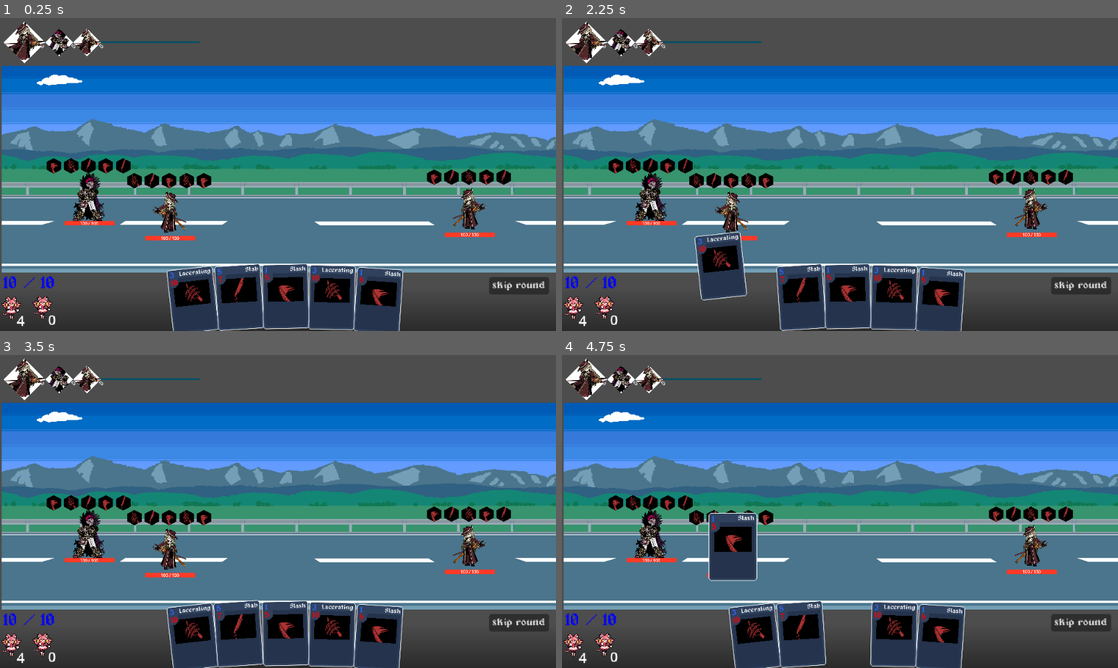
Above: before the commit, frames 1-4 (two rows, left to right).
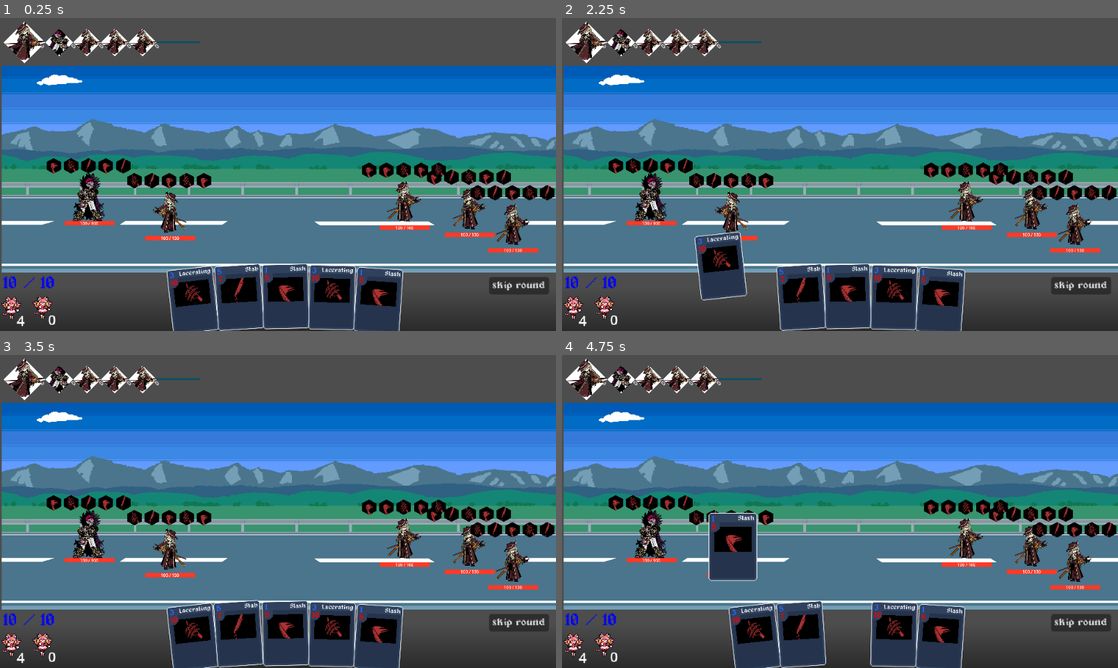
Above: after the commit, the same moments.

Repository: mewmewmyagic/card-game-main
Game: Godot game, scene res://scenes/battle/BattleScene.tscn
Same seed, same stepped clock (60 frames per second), same inputs: the game is played once before the commit and once after it.
Inputs (mouse positions are in pixels of both pictures, inside the frame that each line leads up to):
- Up to frame 1 (0.25 s): no input
- Up to frame 2 (2.25 s): click "skip round" at 0.5 s; click "skip round" at 1.25 s; tap Enter at 2 s; drag from (756, 299) to (650, 196) at 2.02 s
- Up to frame 3 (3.5 s): drag from (239, 633) to (88, 533) at 2.77 s
- Up to frame 4 (4.75 s): move the mouse to (845, 633) at 3.52 s; hold D (Right) 3.53-4.25 s; hold Right mouse button (right_mouse) 3.53-4.25 s; click (845, 633) at 3.67 s; tap Space at 4.25 s; drag from (895, 633) to (728, 549) at 4.27 s

The runs differ from the first frame. In frame 1, 2.4% of the frame differs, in the area x 18-100%, y 3-76%; in frame 2, 2.4%; in frame 3, 2.4%; in frame 4, 2.4%.

Commit message:
Refactor combat AI and card resolution
Move enemy AI behaviors into a shared base and delegate AI turns through BattleManager. Signal resolved cards to handle recovery and output phases, trigger bleed after attack cards, and update the battle UI and scene for the new manager and AI paths.

Diff:
--- /dev/null
+++ b/Scripts/ComabatantAI/combatant_ai_base.gd
@@ -0,0 +1,9 @@
+# EnemyAIBehavior.gd
+class_name CombatantAIBase
+extends Resource
+
+func choose_card(_user: Combatant, _battle: BattleManager) -> Card:
+	return null
+
+func choose_target(_user: Combatant, _battle: BattleManager) -> Combatant:
+	return null
--- /dev/null
+++ b/Scripts/ComabatantAI/first_playable_card.gd
@@ -0,0 +1,23 @@
+# FirstPlayableCardBehavior.gd
+class_name RandomAIBehavior
+extends CombatantAIBase
+
+func choose_card(user: Combatant, battle: BattleManager) -> Card:
+	var playable: Array[Card] = []
+	for card in user.card_piles_handler.hand_pile.cards:
+		if battle.card_play_manager.can_play(card, user):
+			playable.append(card)
+
+	if not playable.is_empty():
+		return playable.pick_random()
+	else:
+		push_error("No cards found")
+		return null
+
+func choose_target(enemy: Combatant, battle: BattleManager) -> Combatant:
+
+	var targets := battle.battle_state.opposing_team(enemy).filter(func(c): return not c.is_dead)
+	if targets.is_empty():
+		push_error("No targets found")
+		return null
+	return targets.pick_random()  # override for smarter targeting
--- a/Scripts/Player Character/player_character.gd
+++ b/Scripts/Player Character/player_character.gd
@@ -9,5 +9,5 @@
 func _ready() -> void:
 	character_state_machine.init(self)
 
-func play_anim(anim_name: String) -> void:
+func play_anim(_anim_name: String) -> void:
 	pass
--- a/Scripts/Status Effects/bleed/bleed.gd
+++ b/Scripts/Status Effects/bleed/bleed.gd
@@ -4,10 +4,14 @@
 func init(_target: Combatant, _manager: StatusEffectHandler) -> void:
 	target = _target
 	manager = _manager
-	target.anim_done.connect(queue_status_action)
+	target.card_played.connect(_decide)
 
 func on_effect_removed() -> void:
-	target.anim_done.disconnect(queue_status_action)
+	target.card_played.disconnect(_decide)
+
+func _decide(c: Card) -> void:
+	if (c.card_type == Card.CardType.ATTACK):
+		queue_status_action()
 
 func proc_status_effect() -> void:
 	var damage := DamagePacket.create(stack, null, target, DamageType.Type.BLEED)
--- a/Scripts/battle/battle_manager.gd
+++ b/Scripts/battle/battle_manager.gd
@@ -2,6 +2,8 @@
 extends Node
 
 #_ready() must run before battle uis ready(), aka battle state is in higher order of the scene tree
+
+#TODO 2 source of allies/enemies/neutral??
 @export var allies: Array[Combatant]
 @export var enemies: Array[Combatant]
 @export var neutral: Array[Combatant]
@@ -29,6 +31,7 @@
 
 	card_play_manager = CardPlayManager.new()
 	card_play_manager.battle_state = battle_state
+	card_play_manager.card_resolved.connect(_on_card_resolved)
 	card_play_manager.battle_manager = self
 
 	ActionQueue.queue.clear()
@@ -48,7 +51,7 @@
 
 #currently, since round sort round directly sorts the combatants array,
 func start_round() -> void:
-	for c in battle_state.all_combatants():
+	for c in battle_state.literally_all_combatants():
 		c.stats.reset_stamina()
 		c.stats.reset_shield()
 		c.card_piles_handler.build_hand()
@@ -94,7 +97,7 @@
 	_set_stage(Stage.INPUT)
 
 	if turn_manager.current_turn.combatant.ai_behavior:
-		turn_manager.current_turn.combatant.take_ai_turn(self)
+		take_ai_turn(turn_manager.current_turn.combatant)
 	else:
 		ally_turn_started.emit(turn_manager.current_turn.combatant) #this is fucking useless
 
@@ -116,6 +119,7 @@
 
 	if battle_state.battle_is_over():
 		await end_battle()
+		return
 
 	if turn_manager.round_over():
 		end_round()
@@ -124,10 +128,10 @@
 	turn_manager._advance_time()
 	start_turn()
 
+
 func _set_stage(new_stage: Stage):
 	stage = new_stage
 	EventBus.turn_stage_changed.emit()
-
 
 func end_battle() -> void:
 	battle_ended.emit()
@@ -135,9 +139,20 @@
 	if not next_scene.is_empty():
 		SceneLoader.load_scene(next_scene)
 
-func resolve_ai_card_play(source: Combatant, card: Card, target: Combatant) -> void:
-	var context := CardEffectContext.new()
-	context.card = card
-	context.source = source
-	context.target = target
-	card_play_manager.resolve(context)
+
+func _on_card_resolved(_s: Combatant, c: Card) -> void:
+	turn_manager._add_recovery_cost(c.recovery_cost)
+	output_phase()
+
+func take_ai_turn(ai: Combatant) -> void:
+	if ai.ai_behavior == null:
+		push_error("how you gon call this and not have ai behaviour you whack ass")
+		return
+	var card := ai.ai_behavior.choose_card(ai, self)
+	var target := ai.ai_behavior.choose_target(ai, self)
+
+	if card == null or target == null:
+		output_phase()
+		return
+
+	EventBus.card_play_requested.emit(card, ai, target)
--- a/Scripts/battle/battle_ui.gd
+++ b/Scripts/battle/battle_ui.gd
@@ -1,6 +1,6 @@
 extends CanvasLayer
 
-@export var battle_state: BattleManager
+@export var battle_manager: BattleManager
 @export var the_hand_ui: PlayerHand
 @export var stamina_ui: StaminaUI
 @export var turn_ui: TurnOrderUI
@@ -11,22 +11,22 @@
 #change this shit so when its enemies turn (actually, more like when its playing
 #an animation it doesnt show the ui, ala limbus
 func _ready() -> void:
-	turn_ui.bind(battle_state.turn_manager)
+	turn_ui.bind(battle_manager.turn_manager)
 
 	EventBus.turn_stage_changed.connect(the_hand_ui._update_interactability_ui)
 
-	battle_state.turn_started.connect(_on_different_ally_turn_started)
-	battle_state.battle_ended.connect(hide_all)
+	battle_manager.turn_started.connect(_on_different_ally_turn_started)
+	battle_manager.battle_ended.connect(hide_all)
 
 func _on_different_ally_turn_started(combatant: Combatant) -> void:
 	if combatant.ai_behavior:
 		return
 
-	the_hand_ui.bind(battle_state.card_play_manager, combatant)
+	the_hand_ui.bind(battle_manager.card_play_manager, combatant)
 	stamina_ui.bind(combatant.stats)
 	draw_pile_ui.bind(combatant.card_piles_handler.draw_pile)
 	discard_pile_ui.bind(combatant.card_piles_handler.discard_pile)
-	skip_round_ui.bind(combatant, battle_state)
+	skip_round_ui.bind(combatant, battle_manager)
 
 func unbind_all() -> void:
 	the_hand_ui._unbind()
--- a/Scripts/battle/event_bus.gd
+++ b/Scripts/battle/event_bus.gd
@@ -1,6 +1,8 @@
 extends Node
 
 # EventBus.gd
+
+@warning_ignore_start("unused_signal")
 signal card_play_requested(card: Card, source: Combatant, target: Combatant)
 signal card_played(card: Card, source: Combatant)
 signal card_play_rejected(card: Card, source: Combatant)
--- a/Scripts/card_ui/card_state/card_state.gd
+++ b/Scripts/card_ui/card_state/card_state.gd
@@ -3,6 +3,7 @@
 
 static var any_card_dragging: bool = false #hover state special treatment
 enum State {BASE, CLICKED, DRAGGING, AIMING, RELEASED, HOVER}
+@warning_ignore("unused_signal")
 signal transition_requested(from: CardState, to: State)
 
 @export var state: State
--- a/Scripts/combatant/combatant.gd
+++ b/Scripts/combatant/combatant.gd
@@ -6,7 +6,7 @@
 signal anim_done
 
 @export var stats: CombatantStats #: set = set_combatant_stats
-@export var ai_behavior: EnemyAIBehavior
+@export var ai_behavior: CombatantAIBase
 @export var combatant_name: String
 
 @export var status_manager: StatusEffectHandler
@@ -90,14 +90,3 @@
 		return
 	sprite_2d.play_card_animation("idle")
 	emit_signal("anim_done")
-
-
-#TODO i dont want this here bruh
-func take_ai_turn(battle: BattleManager) -> void:
-	if ai_behavior == null:
-		return
-	var card := ai_behavior.choose_card(self, battle)
-	if card == null:
-		return
-	var target := ai_behavior.choose_target(self, battle)
-	battle.resolve_ai_card_play(self, card, target)
--- a/Scripts/combatant/combatant_stats.gd
+++ b/Scripts/combatant/combatant_stats.gd
@@ -21,6 +21,8 @@
 	self.stamina = max_stamina
 
 func enough_stamina(card: Card) -> bool:
+	if card == null:
+		return false
 	return stamina >= card.stamina_cost
 
 func create_instance() -> Resource:
--- a/Scripts/combatant_enemy/enemy_ai_behavior.gd
+++ /dev/null
@@ -1,12 +0,0 @@
-# EnemyAIBehavior.gd
-class_name EnemyAIBehavior
-extends Resource
-
-func choose_card(_enemy: Combatant, _battle: BattleManager) -> Card:
-	return null  # override
-
-func choose_target(enemy: Combatant, battle: BattleManager) -> Combatant:
-	var targets := battle.battle_state.opposing_team(enemy).filter(func(c): return not c.is_dead)
-	if targets.is_empty():
-		return null
-	return targets[0]  # override for smarter targeting
--- a/Scripts/combatant_enemy/first_playable_card.gd
+++ /dev/null
@@ -1,12 +0,0 @@
-# FirstPlayableCardBehavior.gd
-class_name FirstPlayableCardBehavior
-extends EnemyAIBehavior
-
-func choose_card(enemy: Combatant, battle: BattleManager) -> Card:
-	for card in enemy.card_piles_handler.hand_pile.cards:
-		if battle.card_play_manager.can_play(card, enemy):
-			return card
-	print("cant do shit")
-
-	battle.turn_manager.end_turn()
-	return null
--- a/Scripts/effects/CardEffects/card_effect_context.gd
+++ b/Scripts/effects/CardEffects/card_effect_context.gd
@@ -4,3 +4,11 @@
 var card: Card
 var source: Combatant
 var target: Combatant
+
+
+static func create(c: Card, s: Combatant, t: Combatant) -> CardEffectContext:
+	var ctx := CardEffectContext.new()
+	ctx.card = c
+	ctx.source = s
+	ctx.target = t
+	return ctx
--- a/Scripts/resolvers/card_play_manager.gd
+++ b/Scripts/resolvers/card_play_manager.gd
@@ -1,20 +1,18 @@
 class_name CardPlayManager
 extends RefCounted
+
+signal card_resolved(source: Combatant, card: Card)
 
 var battle_state: BattleState
 var battle_manager: BattleManager
 
 func _on_player_card_play_requested(card: Card, source: Combatant, target: Combatant) -> void:
-	var card_play_context = CardEffectContext.new()
-	card_play_context.source = source
-	card_play_context.card = card
-	card_play_context.target = target
+	var card_play_context = CardEffectContext.create(card, source, target)
 
 	resolve(card_play_context)
 
 func validate_card(context: CardEffectContext) -> bool:
 	if not can_play(context.card, context.source):
-		EventBus.card_play_rejected.emit()
 		return false
 
 	if not is_valid_target(context):
@@ -24,6 +22,7 @@
 	return true
 
 func get_targets(context: CardEffectContext) -> Array[Combatant]:
+
 	var result: Array[Combatant] = []
 	match context.card.target_type:
 		Card.TargetType.ALL_ENEMY:
@@ -46,22 +45,15 @@
 
 	for t in targets:
 		for effect in context.card.effects:
-			ActionQueue.push_back(CardEffectAction.create(effect, _context_for(context, t)))
+			var ctx := CardEffectContext.create(context.card, context.source, t)
+			ActionQueue.push_back(CardEffectAction.create(effect, ctx))
 
 	context.source.card_played.emit(context.card)
 
 	context.source.card_piles_handler.after_card_played(context.card)
 
-	#TODO dont depend on battle_manager
-	battle_manager.turn_manager._add_recovery_cost(context.card.recovery_cost)
-	battle_manager.output_phase()
+	card_resolved.emit(context.source, context.card)
 
-func _context_for(context: CardEffectContext, target: Combatant) -> CardEffectContext:
-	var c := CardEffectContext.new()
-	c.card = context.card
-	c.source = context.source
-	c.target = target
-	return c
 
 func can_afford(card: Card, source: Combatant) -> bool:
 	return source.stats.enough_stamina(card)
--- a/scenes/battle/BattleScene.tscn
+++ b/scenes/battle/BattleScene.tscn
@@ -9,7 +9,7 @@
 [ext_resource type="Script" uid="uid://c1p7c1ymg1wxp" path="res://Scripts/battle_ui/player_hand_ui.gd" id="4_ldu1p"]
 [ext_resource type="Resource" uid="uid://8s8fasvcdm5k" path="res://Scripts/combatant_characters/tourist/tourist.tres" id="6_hvhqn"]
 [ext_resource type="Script" uid="uid://yt5bgjthmi7b" path="res://Scripts/battle/battle_manager.gd" id="6_q34gv"]
-[ext_resource type="Script" uid="uid://b5myvxmry6cml" path="res://Scripts/combatant_enemy/first_playable_card.gd" id="8_emfdx"]
+[ext_resource type="Script" uid="uid://b5myvxmry6cml" path="res://Scripts/ComabatantAI/first_playable_card.gd" id="8_emfdx"]
 [ext_resource type="Resource" uid="uid://dyu4ultwn37qp" path="res://SpritesAndStuffs/tourist_sprite_resource.tres" id="9_0t5w0"]
 [ext_resource type="Resource" uid="uid://cycsu5deravq5" path="res://SpritesAndStuffs/bird_sprite_resource.tres" id="9_2jvsm"]
 [ext_resource type="PackedScene" uid="uid://1uaqytmxr4de" path="res://scenes/ui/stamina_ui.tscn" id="11_emfdx"]
@@ -42,7 +42,7 @@
 [node name="BattleManager" type="Node" parent="." unique_id=430576926 node_paths=PackedStringArray("allies", "enemies") groups=["battle_state"]]
 script = ExtResource("6_q34gv")
 allies = [NodePath("Alex"), NodePath("Bob")]
-enemies = [NodePath("Cindy")]
+enemies = [NodePath("Cindy"), NodePath("Cindy2"), NodePath("Cindy3")]
 next_scene = "uid://qpqkb081pr1m"
 metadata/_custom_type_script = "uid://yt5bgjthmi7b"
 
@@ -65,9 +65,23 @@
 ai_behavior = SubResource("Resource_rfwfw")
 appearance = ExtResource("9_2jvsm")
 
-[node name="BattleUI" type="CanvasLayer" parent="." unique_id=407058147 node_paths=PackedStringArray("battle_state", "the_hand_ui", "stamina_ui", "turn_ui", "draw_pile_ui", "discard_pile_ui", "skip_round_ui") groups=["ui_layer"]]
+[node name="Cindy2" parent="BattleManager" unique_id=2048485480 instance=ExtResource("4_0yjdt")]
+position = Vector2(590, 237)
+scale = Vector2(0.2, 0.2)
+stats = ExtResource("6_hvhqn")
+ai_behavior = SubResource("Resource_rfwfw")
+appearance = ExtResource("9_2jvsm")
+
+[node name="Cindy3" parent="BattleManager" unique_id=1188546034 instance=ExtResource("4_0yjdt")]
+position = Vector2(465, 211)
+scale = Vector2(0.2, 0.2)
+stats = ExtResource("6_hvhqn")
+ai_behavior = SubResource("Resource_rfwfw")
+appearance = ExtResource("9_2jvsm")
+
+[node name="BattleUI" type="CanvasLayer" parent="." unique_id=407058147 node_paths=PackedStringArray("battle_manager", "the_hand_ui", "stamina_ui", "turn_ui", "draw_pile_ui", "discard_pile_ui", "skip_round_ui") groups=["ui_layer"]]
 script = ExtResource("2_4f3f8")
-battle_state = NodePath("../BattleManager")
+battle_manager = NodePath("../BattleManager")
 the_hand_ui = NodePath("PlayerHandUI")
 stamina_ui = NodePath("StaminaUI")
 turn_ui = NodePath("TurnUI")
Renamed: Scripts/combatant_enemy/enemy_ai_behavior.gd.uid -> Scripts/ComabatantAI/combatant_ai_base.gd.uid
Renamed: Scripts/combatant_enemy/first_playable_card.gd.uid -> Scripts/ComabatantAI/first_playable_card.gd.uid
